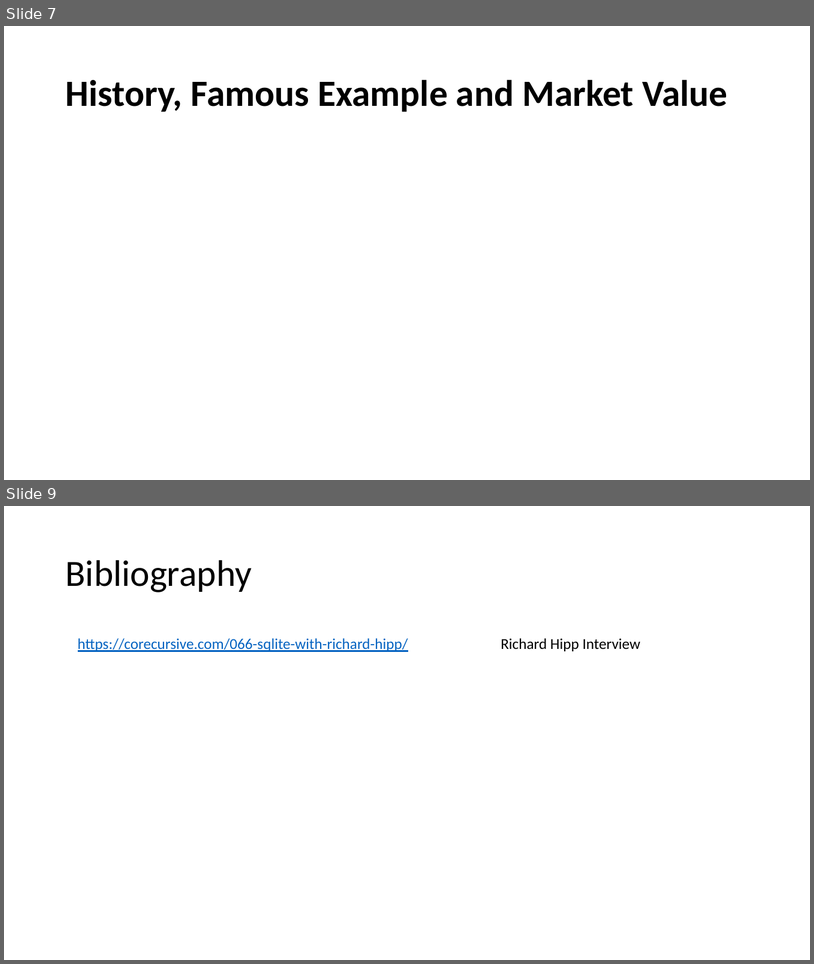
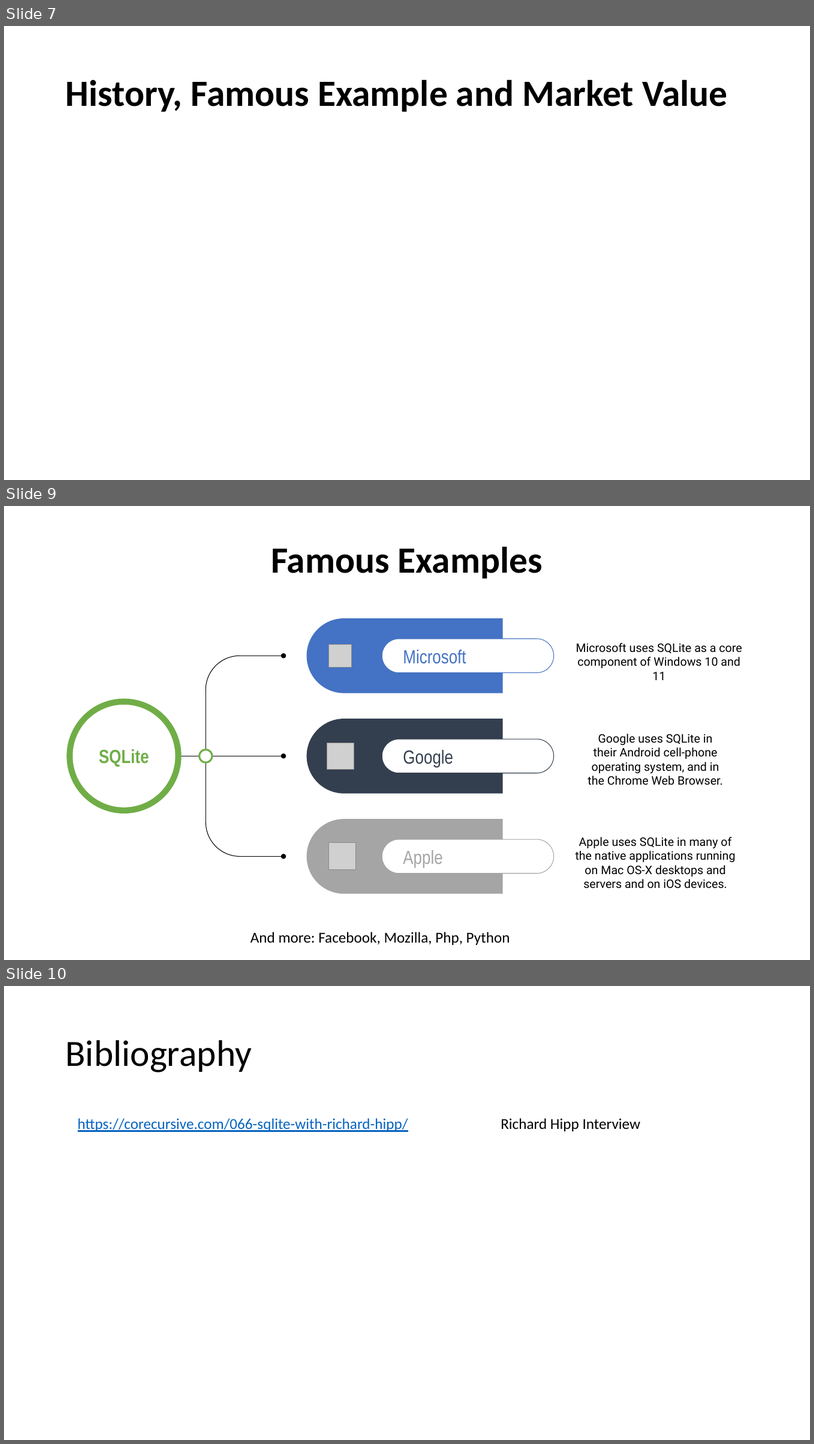
Before and after one commit to AntonioPirani/SQLiteProject, a slide deck: Presentation.pptx. Shown one above the other, each under a label of ours: slides 7 and 9 before the commit, slides 7, 9 and 10 after it; the slides between them are not shown. The pictures are 814x964 and 814x1444 pixels, drawn with LibreOffice and Linux fonts; fonts in the diff are those of the drawing; grey boxes stand for pictures. Boxes give left, top, right and bottom in pixels: in the first picture for what was removed or moved away, otherwise in the second. Text is boxed around its words. In the diff, an @@ line names an element or a change of style, - is before the commit and + after.

```diff
--- a/Presentation.pptx
+++ b/Presentation.pptx
@@ slide 9 added at [4,506,810,960], background #FFFFFF @@
@@ title added at [271,546,543,579], 44 pt, text #000000, bold @@
+Famous Examples
@@ round same rect added at [307,618,503,693], fill #4472C4 @@
@@ picture added at [329,644,352,667] @@
@@ rounded rectangle added at [382,639,554,672], fill #FFFFFF, outline #4472C4 0.75 pt, 22.7 pt, text #4472C4 @@
+Microsoft
@@ text added at [576,643,742,680], 14 pt, text #000000 @@
+Microsoft uses SQLite as a core component of Windows 10 and 11
@@ group added at [67,655,284,856]: 3 arrows, 3 ellipses, 2 arc (boxed as its full ellipse)s, 2 lines @@
+SQLite
@@ round same rect added at [307,718,503,793], fill #333F50 @@
@@ rounded rectangle added at [382,739,554,773], fill #FFFFFF, outline #333F50 0.75 pt, 22.7 pt, text #333F50 @@
+Google
@@ text added at [588,733,723,785], 14 pt, text #000000 @@
+Google uses SQLite in their Android cell-phone operating system, and in the Chrome Web Browser.
@@ picture added at [327,742,354,769] @@
@@ round same rect added at [307,819,503,894], fill #A5A5A5 @@
@@ picture added at [329,843,356,870] @@
@@ rounded rectangle added at [382,840,554,873], fill #FFFFFF, outline #A5A5A5 0.75 pt, 22.7 pt, text #A5A5A5 @@
+Apple
@@ text added at [576,837,736,888], 14 pt, text #000000 @@
+Apple uses SQLite in many of the native applications running on Mac OS-X desktops and servers and on iOS devices.
@@ text added at [251,931,510,945], 18 pt, text #000000 @@
+And more: Facebook, Mozilla, Php, Python
@@ what was slide 9 is now slide 10 @@
```
Also in this commit, not shown: 2 slides changed.
